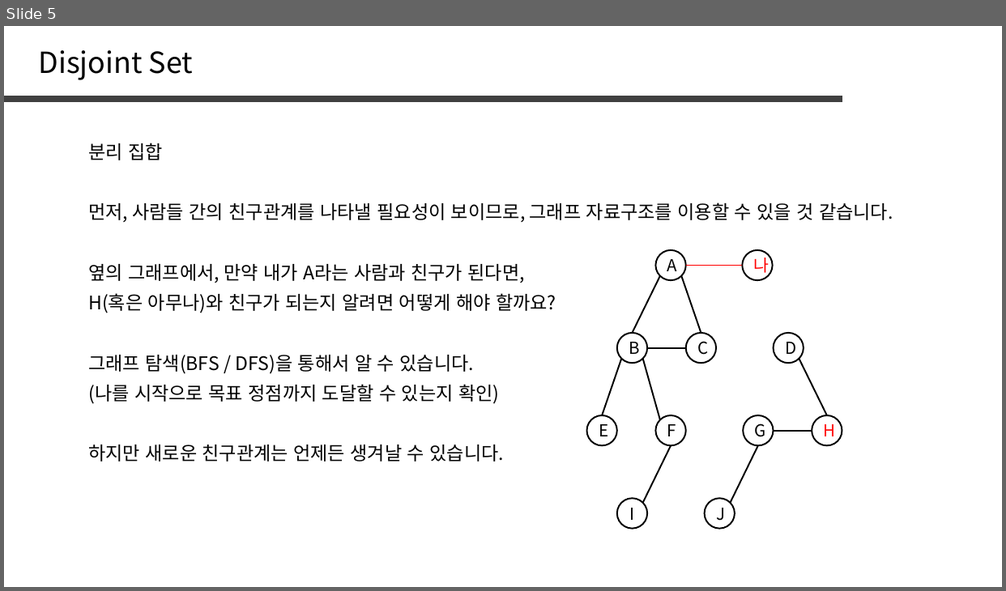
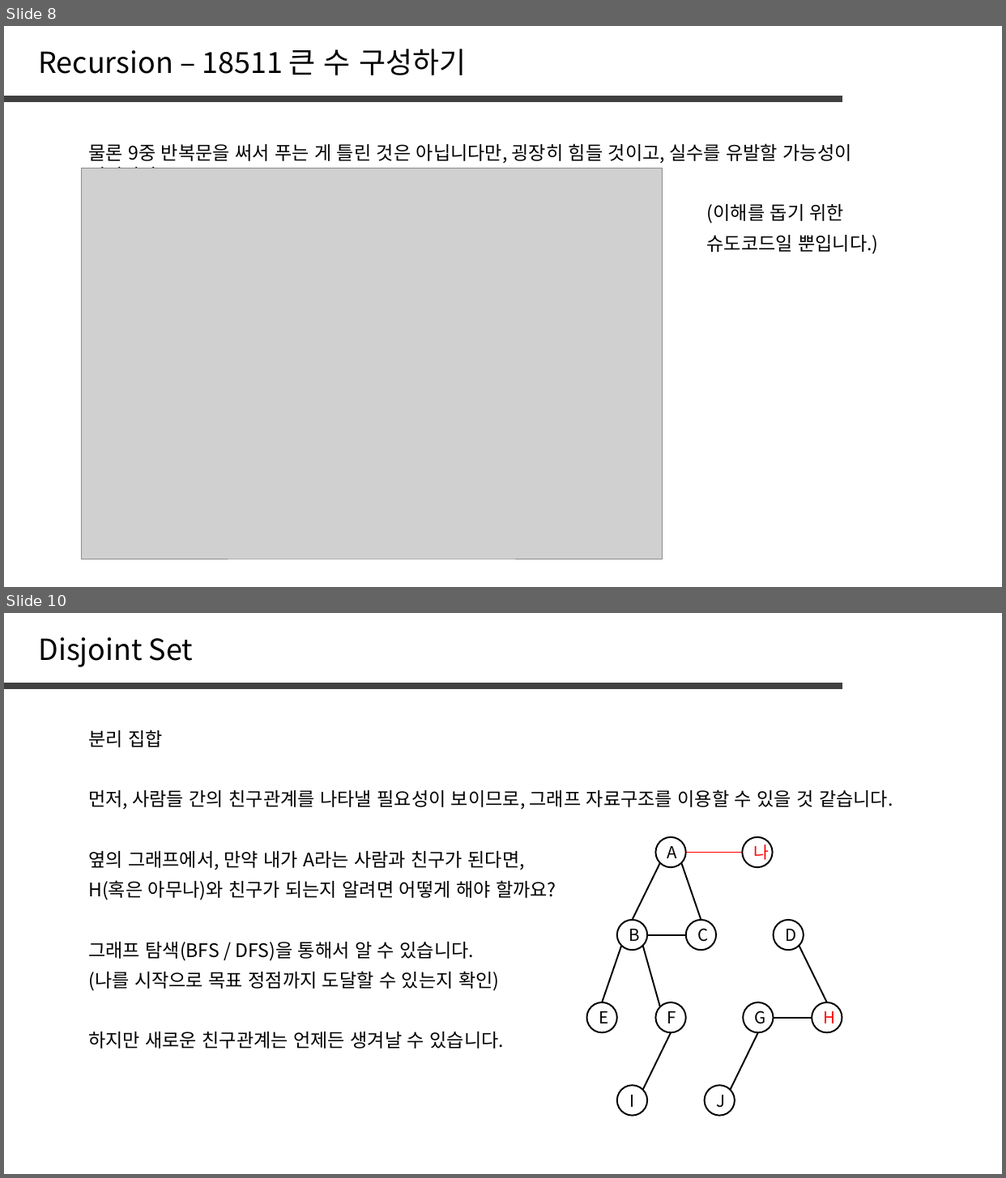
Before and after one commit to jaehoo1/PS-study, a slide deck: study/11_Recursion, Backtracking.pptx. Shown one above the other, each under a label of ours: slide 5 before the commit, slides 8 and 10 after it; the slides between them are not shown. The pictures are 1006x591 and 1006x1178 pixels, drawn with LibreOffice and Linux fonts; fonts in the diff are those of the drawing; grey boxes stand for pictures. Boxes give left, top, right and bottom in pixels: in the first picture for what was removed or moved away, otherwise in the second. Text is boxed around its words. In the diff, an @@ line names an element or a change of style, - is before the commit and + after.

```diff
--- a/study/11_Recursion, Backtracking.pptx
+++ b/study/11_Recursion, Backtracking.pptx
@@ slide 8 added at (4, 26, 1002, 587), background #FFFFFF @@
@@ text added at (39, 49, 466, 75), 28 pt, text #000000 @@
+Recursion – 18511 큰 수 구성하기
@@ line added from (4, 99) to (842, 99), #404040 6 pt @@
@@ text added at (88, 143, 852, 169), 18 pt, text #000000 @@
+물론 9중 반복문을 써서 푸는 게 틀린 것은 아닙니다만, 굉장히 힘들 것이고, 실수를 유발할 가능성이 커집니다.
@@ picture added at (81, 168, 663, 559) @@
@@ text added at (707, 204, 845, 224), 18 pt, text #000000 @@
+(이해를 돕기 위한
@@ text added at (707, 235, 878, 254), 18 pt, text #000000 @@
+슈도코드일 뿐입니다.)
@@ what was slide 5 is now slide 10 @@
```
Also in this commit, not shown: 1 slide changed, 5 other slides added, 1 slide removed.
